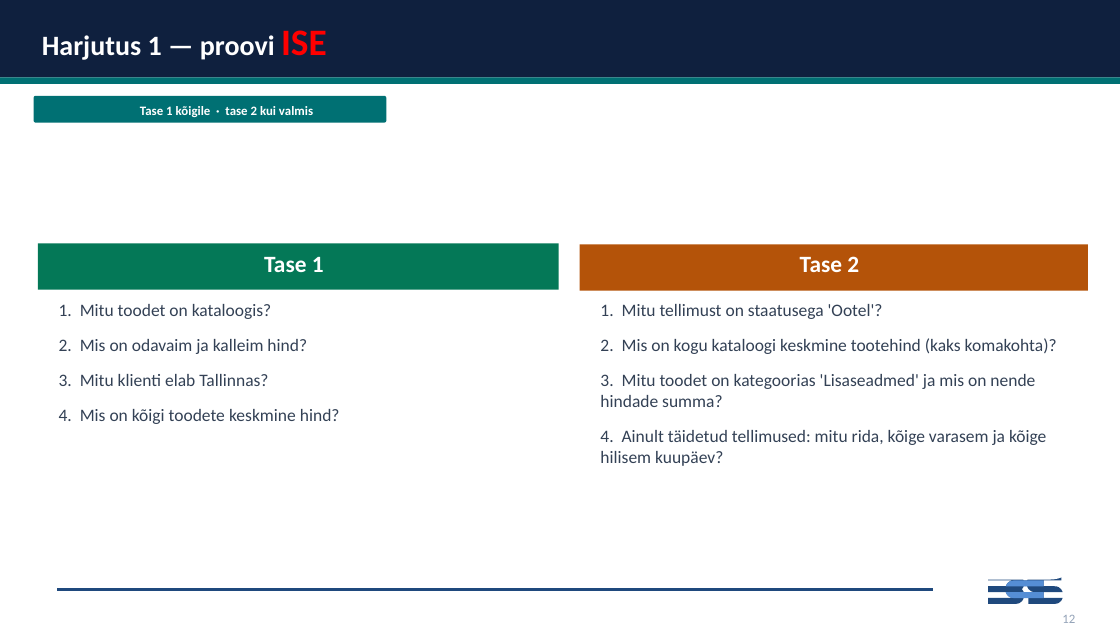
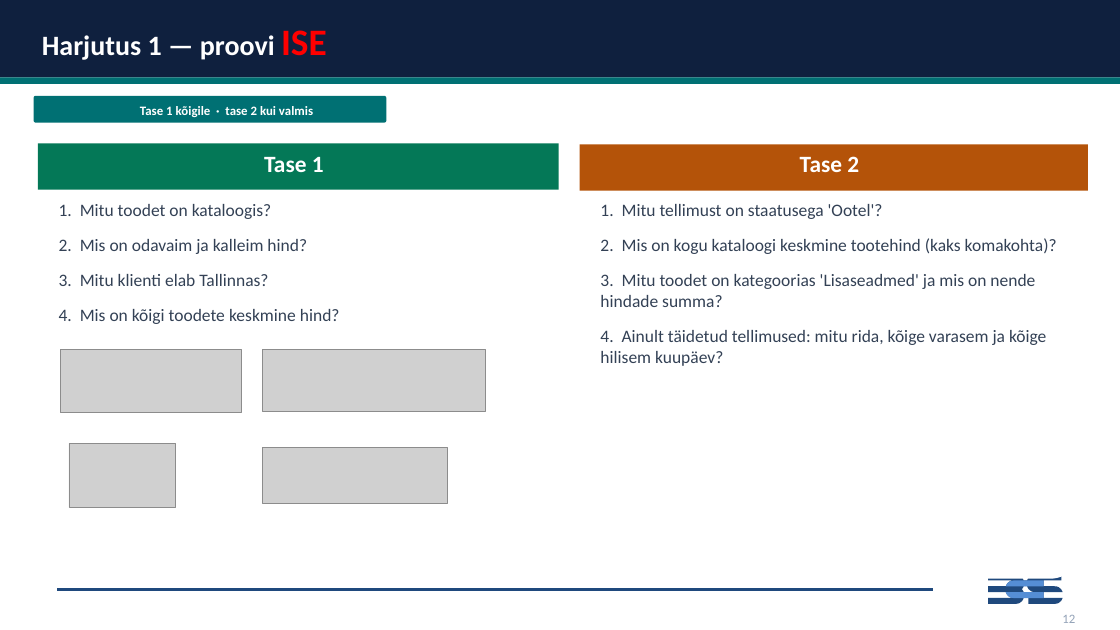
Before and after one commit to emilieabel/andmetarkus, a slide deck: slide 10 of Materjalid/Day7 SQL/7-paev-andmetarkus-esitlus.pptx. Drawn at 1120x630 pixels with LibreOffice and Linux fonts; fonts in the diff are those of the drawing; grey boxes stand for pictures. Boxes give left, top, right and bottom in pixels: in the first picture for what was removed or moved away, otherwise in the second. Text is boxed around its words. In the diff, an @@ line names an element or a change of style, - is before the commit and + after.

```diff
--- a/Materjalid/Day7 SQL/7-paev-andmetarkus-esitlus.pptx
+++ b/Materjalid/Day7 SQL/7-paev-andmetarkus-esitlus.pptx
@@ 4 texts, 2 rectangles: place and size @@
-4 texts, 2 rectangles at (38,244,1088,463)
+4 texts, 2 rectangles at (38,144,1088,363)
@@ picture added at (60,350,242,413) @@
@@ picture added at (262,350,486,412) @@
@@ picture added at (69,444,176,507) @@
@@ picture added at (262,448,447,503) @@
```
Also in this commit, not shown: 7 other slides changed, 1 slide added, 1 slide removed, 1 other file.
